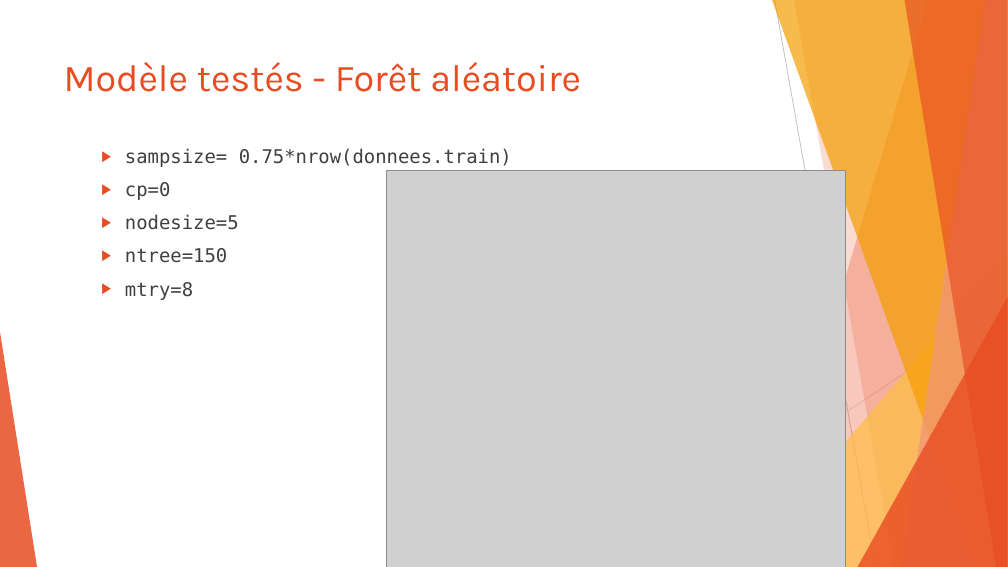
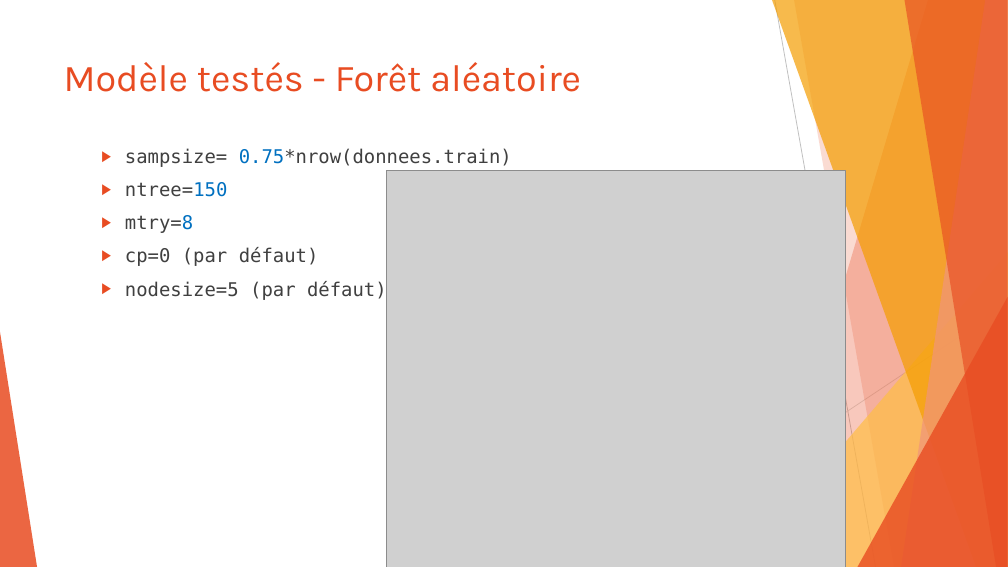
Before and after one commit to SamuelProvencher/TP-Apprentissage, a slide deck: slide 16 of PP.pptx. Drawn at 1008x567 pixels with LibreOffice and Linux fonts; fonts in the diff are those of the drawing; grey boxes stand for pictures. Boxes give left, top, right and bottom in pixels: in the first picture for what was removed or moved away, otherwise in the second. Text is boxed around its words. In the diff, an @@ line names an element or a change of style, - is before the commit and + after.

```diff
--- a/PP.pptx
+++ b/PP.pptx
@@ text at [125,148,512,233]: text colour #404040 to #0070C0 in "0.75*nrow(donnees.train)", "ntree=150", "mtry=8" @@
@@ text at [125,182,239,230]: paragraphs removed @@
-  ▶ cp=0
-  ▶ nodesize=5
@@ text at [125,247,387,301]: paragraphs added @@
+  ▶ cp=0 (par défaut)
+  ▶ nodesize=5 (par défaut)
```
Also in this commit, not shown: 1 other slide changed.
